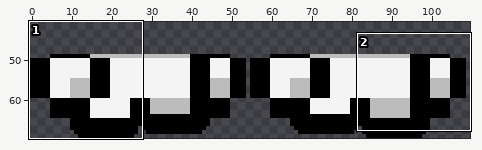
Sprite sheet, stored at images/player_walking.png. The first picture is a wide view before the edit; the outline marks the close-up.
Close-up. Before the commit:
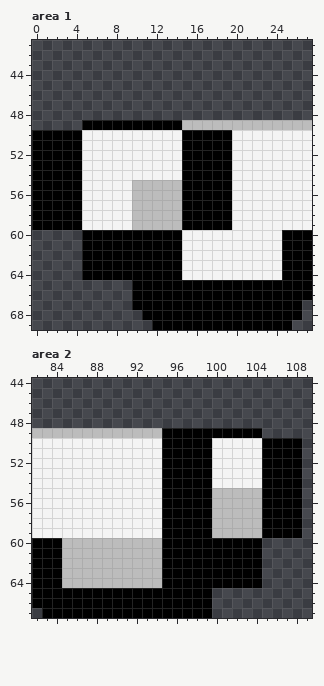
The file is 110x70 pixels. Shown: area 1: x 0..27, y 41..69; area 2: x 82..109, y 44..67. The wide view leaves out empty margins.
New version:
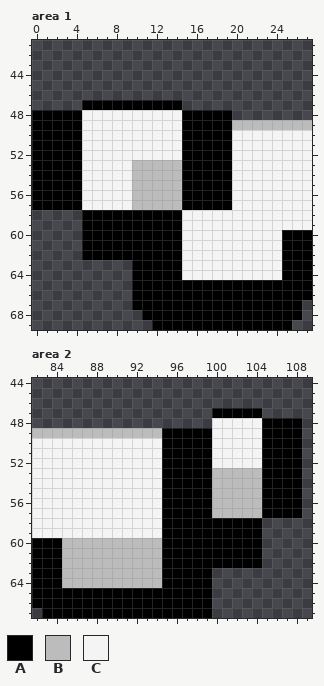
Palette (. is transparent): A #000000  B #bcbcbc  C #f4f4f4
The exact change:
Area 1:
y 47: x 5..14 .......... -> AAAAAAAAAA
y 48: x 0..19 .................... -> AAAAACCCCCCCCCCAAAAA
y 49: x 0..19 .....AAAAAAAAAABBBBB -> AAAAACCCCCCCCCCAAAAA
y 53..54: x 10..14 CCCCC -> BBBBB
y 58..59: x 0..19 AAAAACCCCCBBBBBAAAAA -> .....AAAAAAAAAACCCCC
y 63..64: x 5..9 AAAAA -> .....
Area 2:
y 47: x 100..104 ..... -> AAAAA
y 48: x 100..108 ......... -> CCCCCAAAA
y 49: x 100..108 AAAAA.... -> CCCCCAAAA
y 53..54: x 100..104 CCCCC -> BBBBB
y 58..59: x 100..108 BBBBBAAAA -> AAAAA....
y 63..64: x 100..104 AAAAA -> .....
Boxes around the changes in both close-ups, in picture pixels (x1, y1, x2, y2):
changed: (32, 100, 232, 130)
changed: (32, 160, 232, 280)
changed: (212, 408, 302, 438)
changed: (212, 468, 302, 588)
